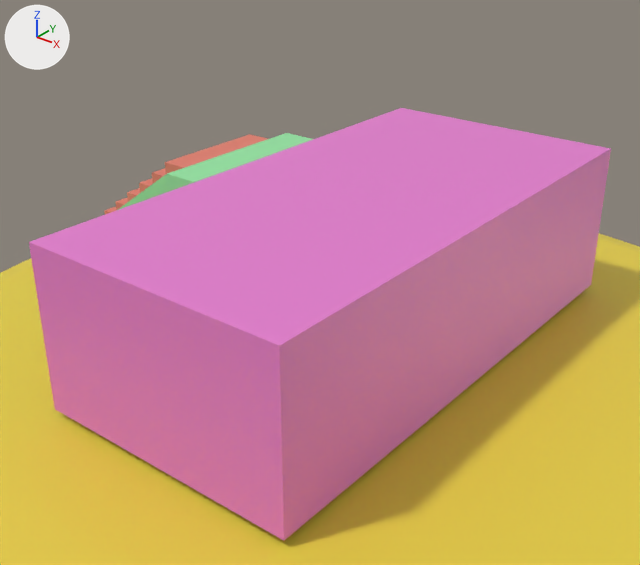
The Blender file 01-ladder.blend as it was, and as the next commit left it.
The view is the same before and after, from a camera (50 mm lens) standing at (11.48, -15.83, 12.17) and looking at (-1.5, 0.39, 2.12). The axes (+X, +Y, +Z) are drawn at upper left. The lights are the same throughout.

Before the edit, the objects in view are built like this:
```python
mat_material_001 = principled_material('Material.001')
mat_material_001.base_color = (0.8, 0.21, 0.638)  # pink #e77ed1
me_cube = bpy.data.meshes.new('Cube')
me_cube.from_pydata(...)  # a box spanning x -1.0..1.0, y -1.0..1.0, z -1.0..1.0
me_cube.materials.append(mat_material_001)  # pink #e77ed1
me_cube_003 = bpy.data.meshes.new('Cube.003')
me_cube_003.from_pydata([(-2.43, -0.31, -0.99), (-0.73, -0.31, 0.99), (-2.43, 0.37, -0.99), (-0.73, 0.37, 0.99), (-3.01, 0.37, -0.99), (-3.01, -0.31, -0.99), (-1.3, -0.31, 0.99), (-1.3, 0.37, 0.99)], [], [(0, 2, 3, 1), (5, 6, 7, 4), (3, 2, 4, 7), (0, 1, 6, 5), (1, 3, 7, 6), (2, 0, 5, 4)])
me_cube_003.materials.append(mat_material_003)  # green #96e7a4
me_plane = bpy.data.meshes.new('Plane')
me_plane.from_pydata([(-1.0, -1.0, 0.0), (1.0, -1.0, 0.0), (-1.0, 1.0, 0.0), (1.0, 1.0, 0.0)], [], [(0, 1, 3, 2)])
me_plane.materials.append(mat_material)  # yellow #e7d143
ob_base = bpy.data.objects.new('base', me_cube_003)
ob_base.location = (0.0, 0.0, 3.13)
ob_base.scale = (3.33, 6.67, 2.0)
ob_cube = bpy.data.objects.new('Cube', me_cube)
ob_cube.location = (0.0, 0.0, 3.13)
ob_cube.scale = (3.33, 6.67, 2.0)
ob_plane = bpy.data.objects.new('Plane', me_plane)
ob_plane.location = (0.0, 0.0, 1.13)
ob_plane.scale = (14.3, 14.3, 14.3)
_m = ob_plane.modifiers.new('Solidify', 'SOLIDIFY')
_m.thickness = 0.08
_m.use_even_offset = True
_m = ob_plane.modifiers.new('Subdivision', 'SUBSURF')
_m.levels = 6
_m.render_levels = 4
# also in view: 'Cube.001' at (-6.68, 0.23, 3.1)
```
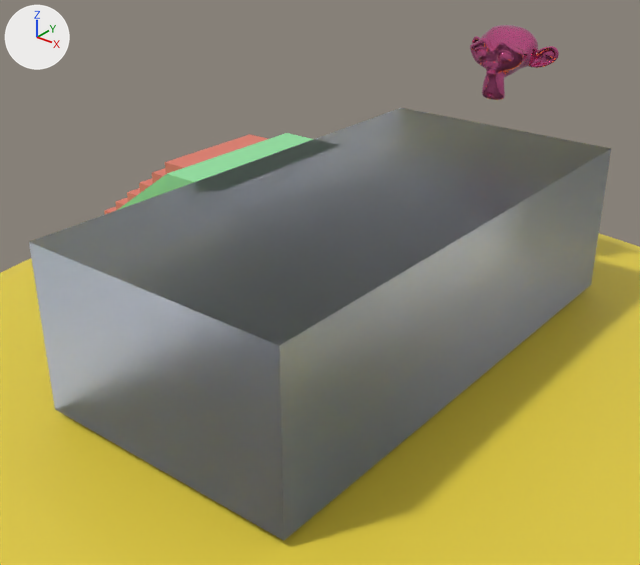
Where the change shows, as pixel boxes (x1, y1, x2, y2) in the pictures (640 x 565 px):
```json
{"object": "Cube", "change": "recoloured", "before": [29, 108, 611, 541], "after": [29, 108, 611, 541], "on screen": "pink to grey"}
{"object": "Suzanne", "change": "added", "after": [470, 25, 559, 100]}
```

The change, as JSON lines over the scene's bpy script:
```json
{"op": "set", "path": "mat_material_001.base_color", "old": "(0.8, 0.21, 0.638)", "new": "(0.327, 0.372, 0.489)", "note": "pink #e77ed1 -> blue #9ba4ba"}
{"op": "set", "path": "mat_material_001.roughness", "old": "0.5", "new": "0.482"}
{"op": "add", "block": "mat_material_001", "code": "mat_material_001.ior = 1.45"}
{"op": "add", "block": "mat_material_001", "code": "mat_material_001.subsurface_weight = 1.0"}
{"op": "add", "block": "mat_material_001", "code": "mat_material_001.subsurface_scale = 0.582"}
{"op": "add", "block": "mat_material_001", "code": "mat_material_001.specular_ior_level = 1.0"}
{"op": "add", "block": "mat_material_001", "code": "mat_material_001.transmission_weight = 1.0"}
{"op": "add", "block": "mat_material_001", "code": "mat_material_001.coat_weight = 0.157"}
{"op": "add", "block": "mat_material_004", "code": ["mat_material_004 = principled_material('Material.004')", "mat_material_004.base_color = (0.8, 0.142, 0.376)  # pink #e769a5", "mat_material_004.metallic = 0.914", "mat_material_004.roughness = 0.0", "mat_material_004.ior = 1.45", "mat_material_004.specular_ior_level = 0.223", "mat_material_004.transmission_weight = 0.582", "mat_material_004.coat_weight = 0.113", "mat_material_004.sheen_weight = 0.0455"]}
{"op": "add", "block": "me_suzanne", "code": ["me_suzanne = bpy.data.meshes.new('Suzanne')", "me_suzanne.from_pydata(...)  # 507 vertices, 500 faces; spans x -1.37..1.37, y -0.85..0.85, z -0.98..0.98", "me_suzanne.materials.append(mat_material_004)  # pink #e769a5"]}
{"op": "add", "block": "ob_suzanne", "code": ["ob_suzanne = bpy.data.objects.new('Suzanne', me_suzanne)", "ob_suzanne.location = (0.0, 6.7, 6.99)", "_m = ob_suzanne.modifiers.new('Subdivision', 'SUBSURF')", "_m.levels = 6", "_m.render_levels = 6"]}
```
